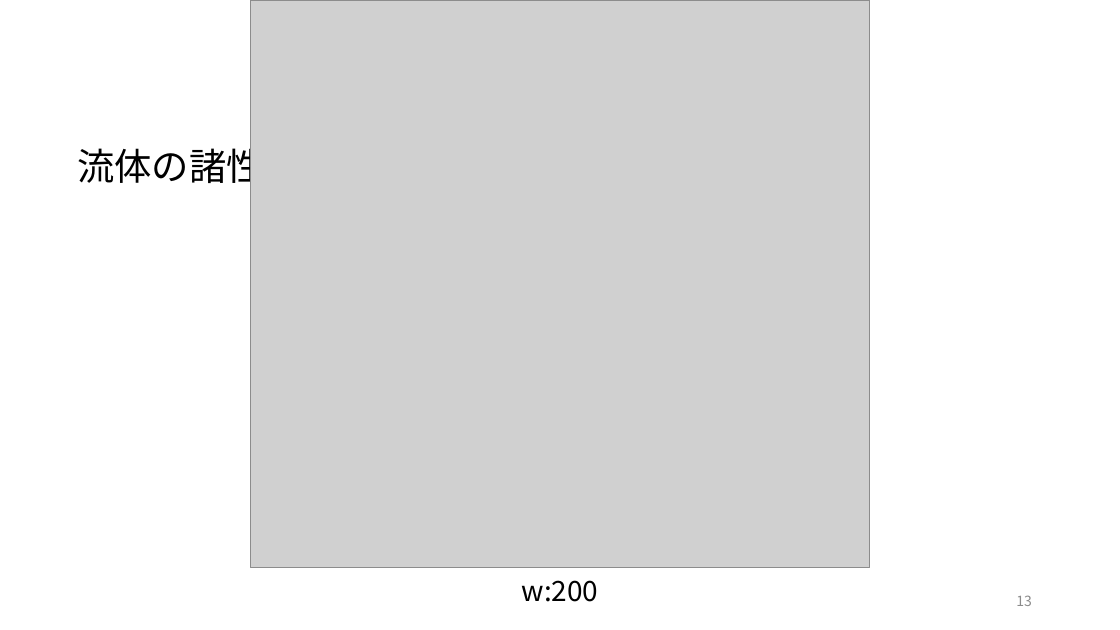
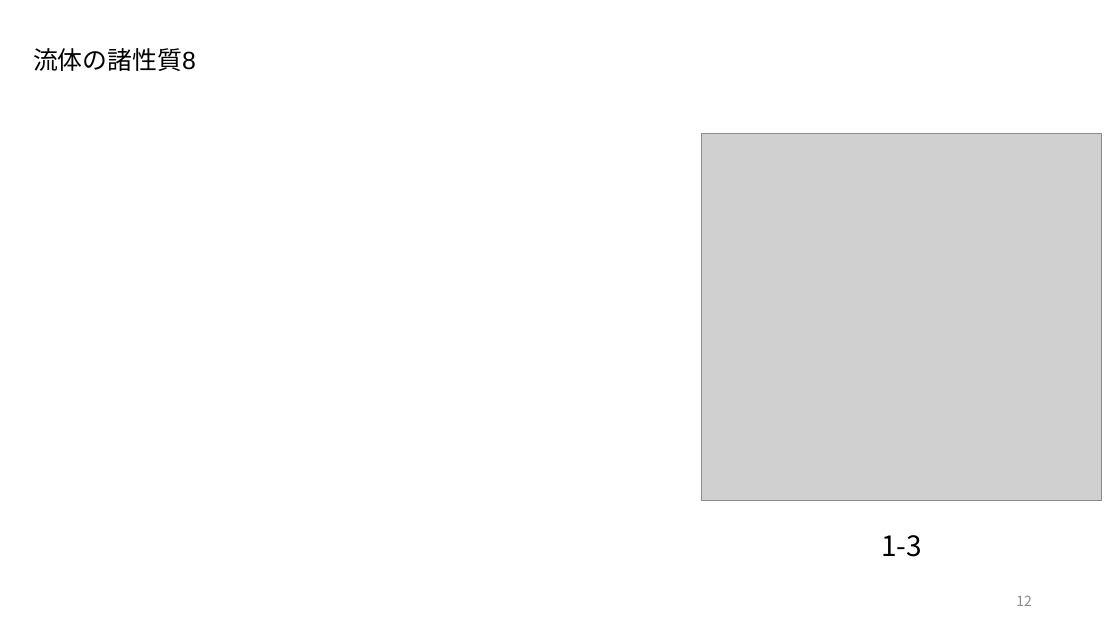
Before and after one commit to akmiccom/markdown_powerpoint, a slide deck: slide 12 of Basics_of_Fluid_Mechanics/Basics_of_Fluid_Mechanics.pptx (slide 13 before the commit). Drawn at 1120x630 pixels with LibreOffice and Linux fonts; fonts in the diff are those of the drawing; grey boxes stand for pictures; background and template pictures are left out. Boxes give left, top, right and bottom in pixels: in the first picture for what was removed or moved away, otherwise in the second. Text is boxed around its words. In the diff, an @@ line names an element or a change of style, - is before the commit and + after.

```diff
--- a/Basics_of_Fluid_Mechanics/Basics_of_Fluid_Mechanics.pptx
+++ b/Basics_of_Fluid_Mechanics/Basics_of_Fluid_Mechanics.pptx
@@ title "流体の諸性質8": place and size @@
-title "流体の諸性質8" at [77,143,322,191]
+title "流体の諸性質8" at [33,48,196,71]
@@ title "流体の諸性質8" at [33,48,196,71]: size 24 to 16 pt @@
@@ picture: place and size @@
-picture at [251,0,870,568]
+picture at [701,133,1101,501]
@@ text added at [881,535,922,557], 18 pt, text #000000 @@
+1-3
@@ text removed at [522,580,599,602] @@
-w:200
@@ page number at [1016,595,1032,606]: text changed @@
-13
+12
```
Also in this commit, not shown: 10 other slides changed, 2 slides added, 5 slides removed, 4 other files.
